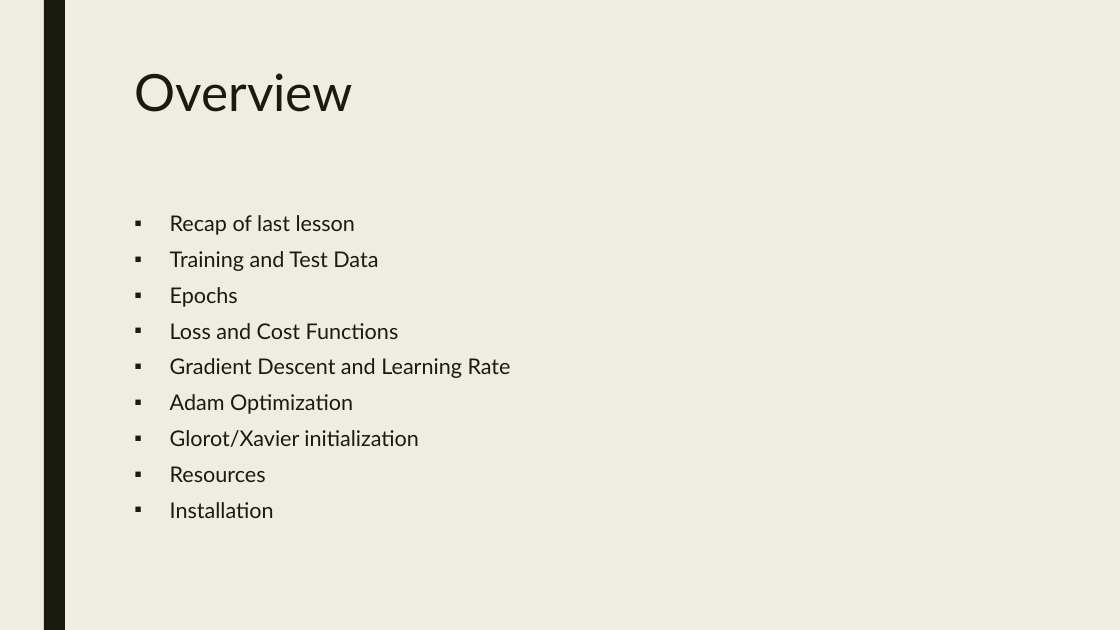
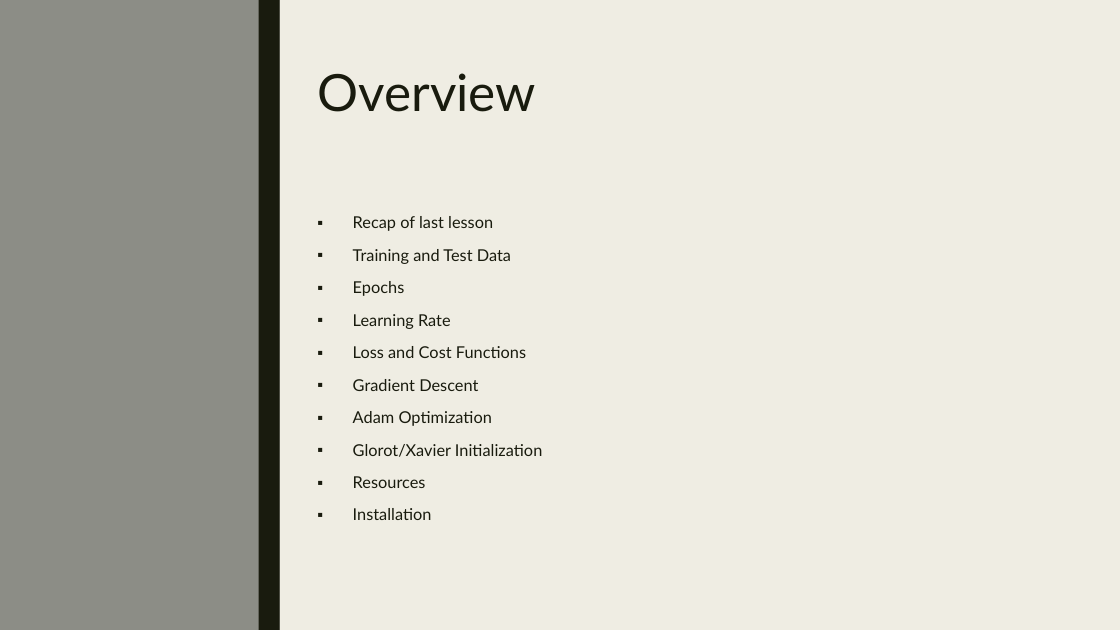
Before and after one commit to akiljames83/MacAI-2018, a slide deck: slide 2 of Lessons/Lesson2.pptx. Drawn at 1120x630 pixels with LibreOffice and Linux fonts; fonts in the diff are those of the drawing. Boxes give left, top, right and bottom in pixels: in the first picture for what was removed or moved away, otherwise in the second. Text is boxed around its words. In the diff, an @@ line names an element or a change of style, - is before the commit and + after.

Commit message:
edits to lesson2

```diff
--- a/Lessons/Lesson2.pptx
+++ b/Lessons/Lesson2.pptx
@@ rectangle added at bbox=[0, 0, 1120, 630], fill #EFEDE3 @@
@@ rectangle added at bbox=[0, 0, 280, 630], fill #8C8D86 @@
@@ rectangle added at bbox=[259, 0, 280, 630], fill #191B0E @@
@@ title "Overview": place and size @@
-title "Overview" at bbox=[134, 73, 353, 112]
+title "Overview" at bbox=[317, 73, 536, 112]
@@ text "Recap of last lesson": place and size @@
-text "Recap of last lesson" at bbox=[170, 215, 511, 518]
+text "Recap of last lesson" at bbox=[353, 216, 542, 520]
@@ text at bbox=[353, 216, 526, 520]: size 18.5 to 14 pt in "Recap of last lesson", "Training and Test Data", "Epochs", "Loss and Cost Functions" and 3 more places; line spacing 0.84 to 0.94 @@
@@ text at bbox=[353, 314, 451, 329]: paragraph added @@
+▪ Learning Rate
@@ text at bbox=[353, 379, 478, 391]: text changed; size 18.5 to 14 pt @@
-▪ Gradient Descent and Learning Rate
+▪ Gradient Descent
@@ text at bbox=[353, 444, 542, 457]: text changed; size 18.5 to 14 pt @@
-▪ Glorot/Xavier initialization
+▪ Glorot/Xavier Initialization
```
Also in this commit, not shown: 5 other slides changed, 2 slides added, 2 slides removed.
